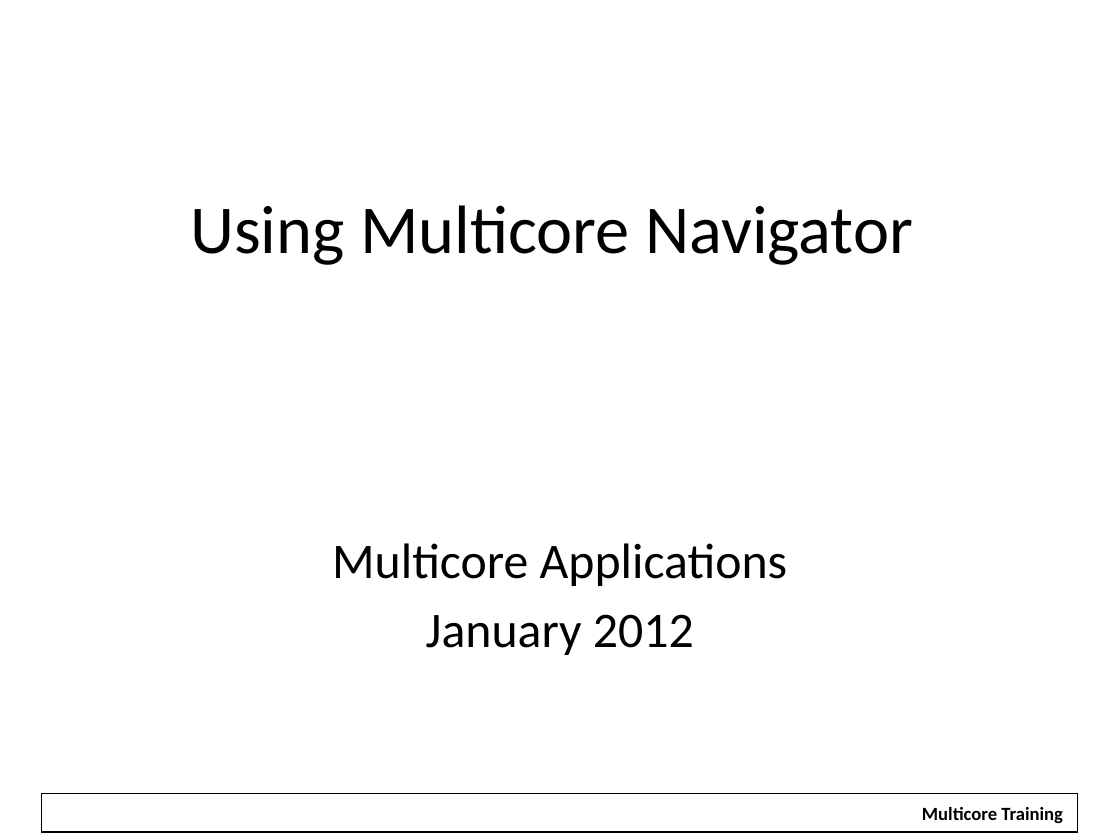
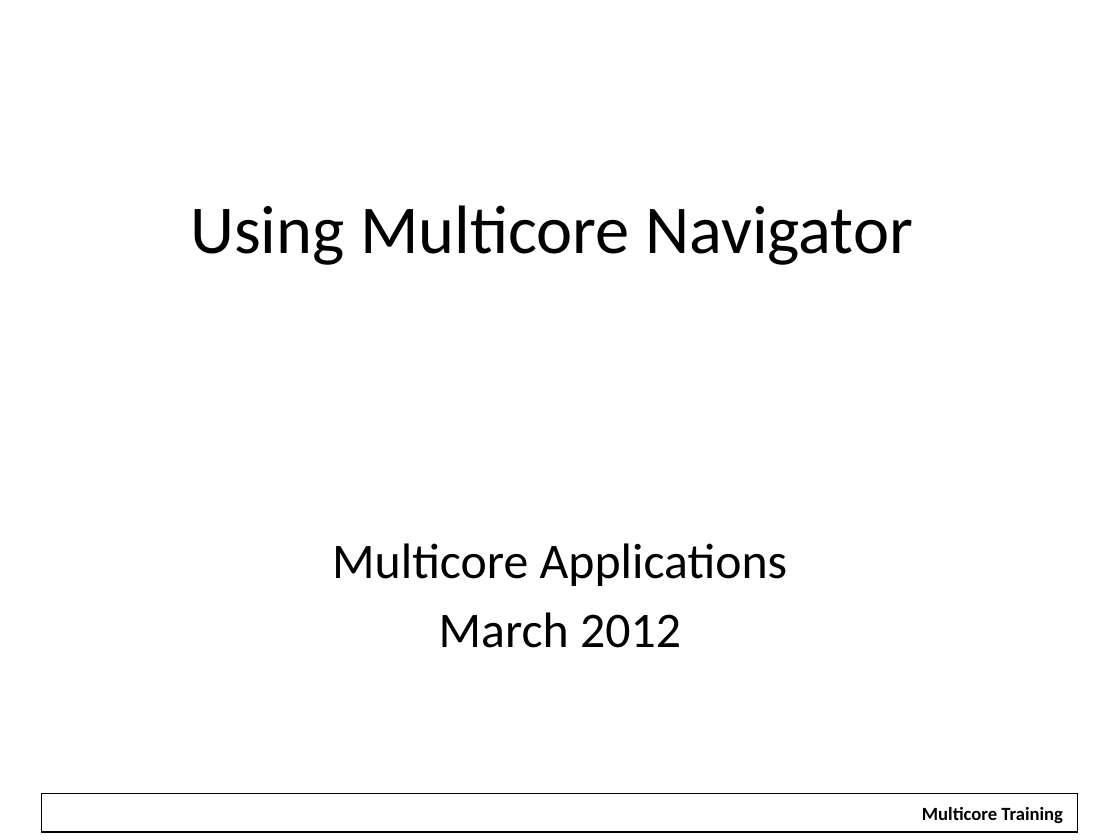
Before and after one commit to hari1989/keystone-workshop, a slide deck: slide 1 of slides/Intro to Multicore Navigator.pptx. Drawn at 1120x840 pixels with LibreOffice and Linux fonts; fonts in the diff are those of the drawing; background and template pictures are left out. Boxes give left, top, right and bottom in pixels: in the first picture for what was removed or moved away, otherwise in the second. Text is boxed around its words. In the diff, an @@ line names an element or a change of style, - is before the commit and + after.

```diff
--- a/slides/Intro to Multicore Navigator.pptx
+++ b/slides/Intro to Multicore Navigator.pptx
@@ text at bbox=[439, 612, 681, 648]: text changed @@
-January 2012
+March 2012
```
Also in this commit, not shown: 5 other slides changed.
